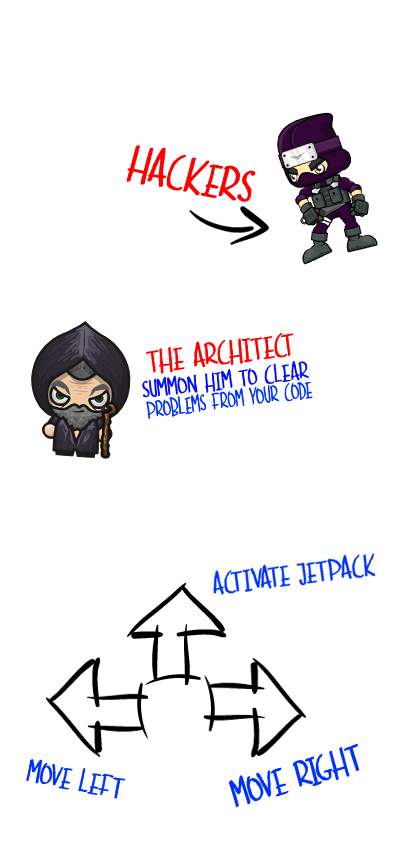
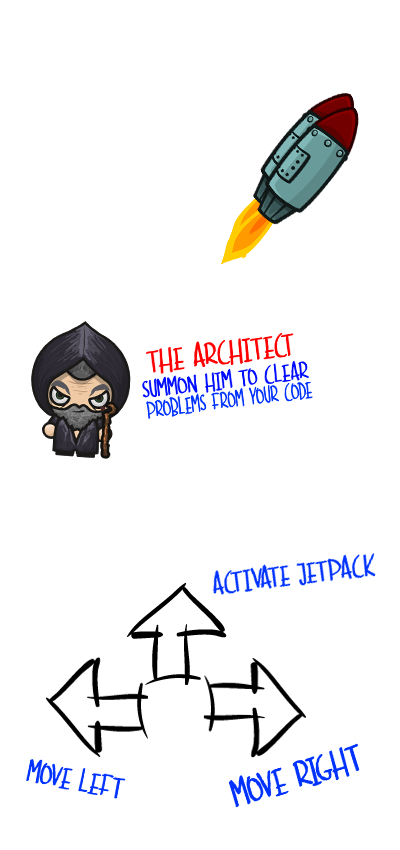
Layered file, before and after one edit (400 × 850). Changes by layer:
added layer "jet_pack" above "jet_pack_back" over [257, 106, 359, 225]
added layer "jet_pack_back" above "burner_04" over [252, 92, 355, 211]
added layer "burner_04" above "burner_04 back" over [220, 205, 277, 265]
added layer "burner_04 back" above "The Architect" over [227, 184, 282, 243]
hid "Arrow" over [189, 206, 270, 245]
hid "Hackers" over [126, 145, 256, 203]
hid "Hacker" over [276, 112, 378, 265]
